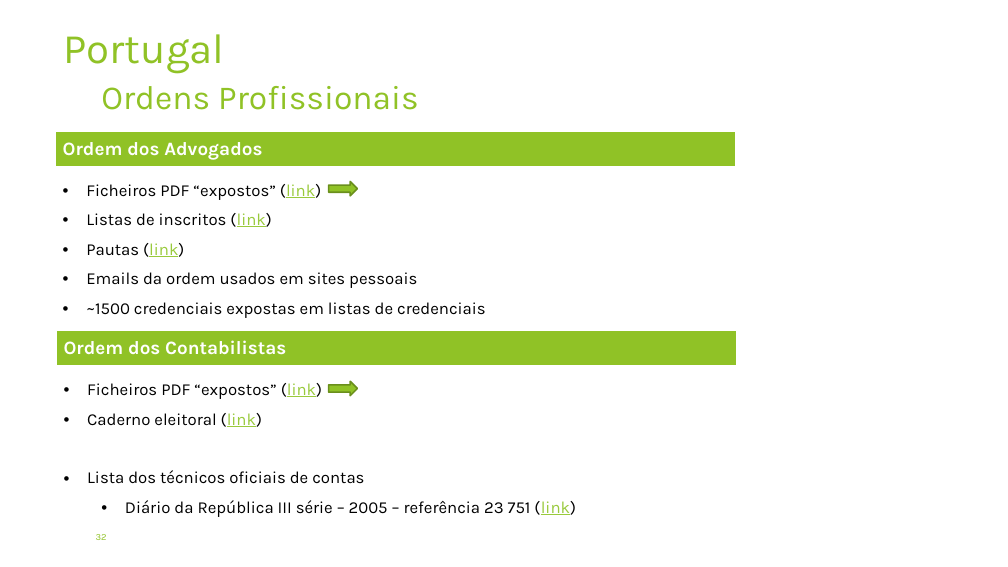
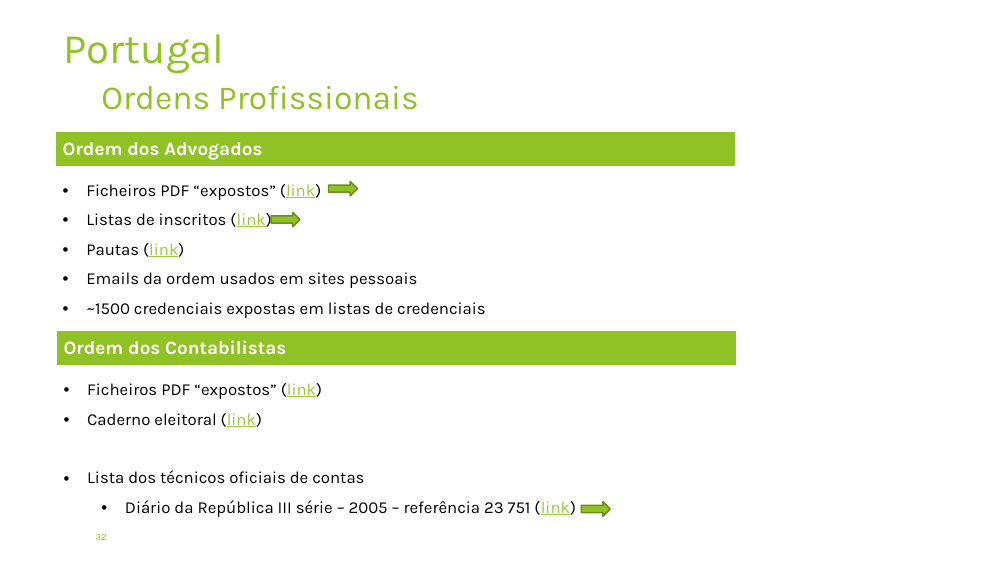
Before and after one commit to pedroaovieira/osint, a slide deck: slide 32 of presentation/RootedCON/OSINT_RootedCON_pt_Portugal_Edition.pptx. Drawn at 1008x567 pixels with LibreOffice and Linux fonts; fonts in the diff are those of the drawing; background and template pictures are left out. Boxes give left, top, right and bottom in pixels: in the first picture for what was removed or moved away, otherwise in the second. Text is boxed around its words. In the diff, an @@ line names an element or a change of style, - is before the commit and + after.

```diff
--- a/presentation/RootedCON/OSINT_RootedCON_pt_Portugal_Edition.pptx
+++ b/presentation/RootedCON/OSINT_RootedCON_pt_Portugal_Edition.pptx
@@ right arrow added at <box>271,212,300,227</box>, fill #90C226, outline #6B901C 1.5 pt @@
@@ right arrow: place and size @@
-right arrow at <box>329,381,358,395</box>
+right arrow at <box>582,502,610,516</box>
```
Also in this commit, not shown: 8 other slides changed, 3 other files.
